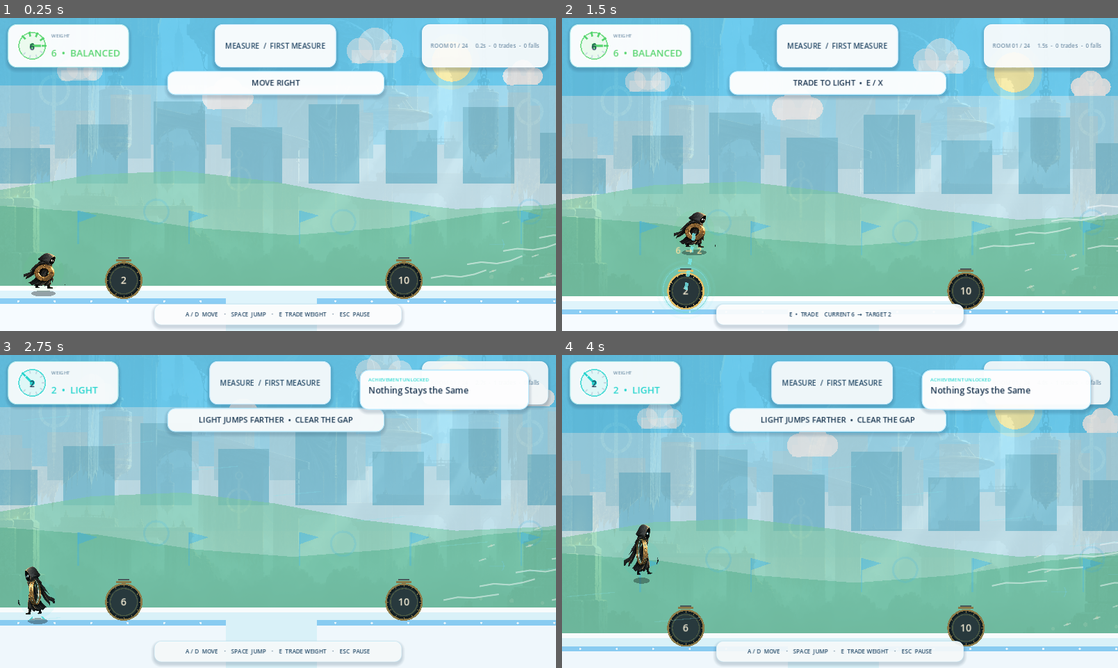
Above: before the commit, frames 1-4 (two rows, left to right).
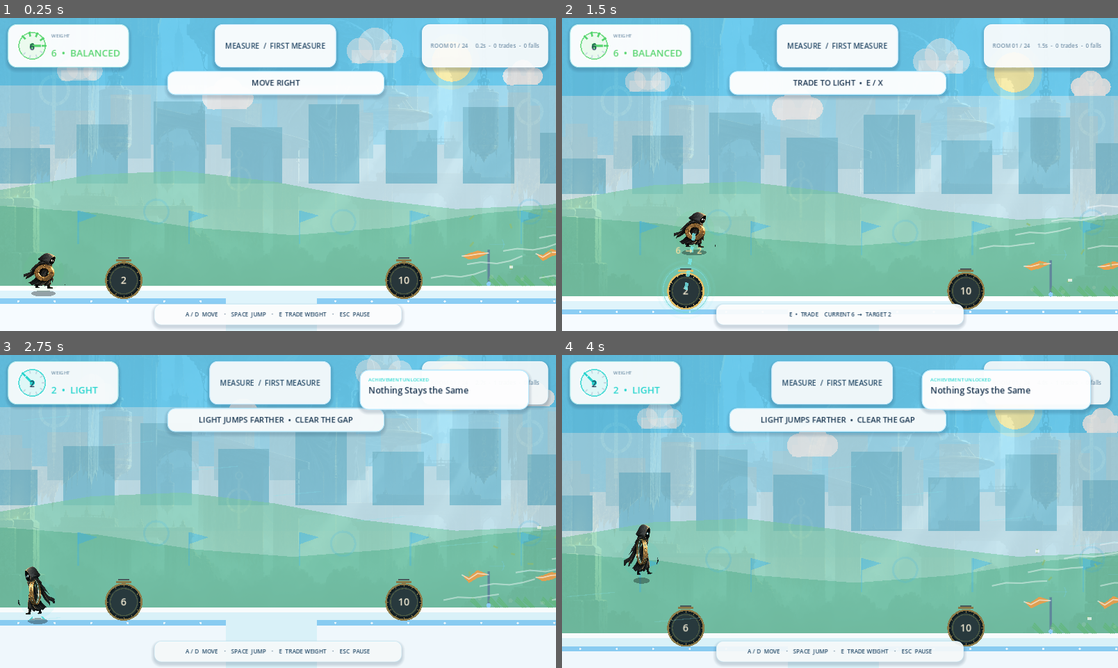
Above: after the commit, the same moments.

Repository: lienowen/how-heavy
Game: Godot game, scene res://scenes/main.tscn
Same seed, same stepped clock (60 frames per second), same inputs: the game is played once before the commit and once after it.
Inputs (mouse positions are in pixels of both pictures, inside the frame that each line leads up to):
- Up to frame 1 (0.25 s): no input
- Up to frame 2 (1.5 s): tap Enter (ui_accept) at 0.5 s; move the mouse to (962, 158) at 0.52 s; hold D (move_right) 0.53-1.25 s; tap E (exchange) at 0.6 s; click (962, 158) at 0.67 s; tap Space (jump) at 0.77 s; drag from (728, 190) to (684, 290) at 1.27 s
- Up to frame 3 (2.75 s): move the mouse to (333, 442) at 2.02 s; hold A (move_left) from 2.03 s (still down); tap E (exchange) at 2.1 s
- Up to frame 4 (4 s): release A (move_left) at 2.75 s; drag from (812, 574) to (967, 602) at 2.77 s; move the mouse to (1006, 558) at 3.52 s; hold D (move_right) from 3.53 s (still down); tap E (exchange) at 3.6 s; tap Space (jump) at 3.77 s

The runs differ from the first frame. In frame 1, 0.4% of the frame differs, in the area x 83-100%, y 61-86%; in frame 2, 0.4%, in the area x 83-100%, y 65-90%; in frame 3, 0.3%; in frame 4, 0.3%.

Commit message:
Add wind-reactive flags grass and debris references

Diff:
--- a/scripts/world_production_art_fixed.gd
+++ b/scripts/world_production_art_fixed.gd
@@ -69,42 +69,90 @@
 			draw_circle(Vector2(splash_x, float(item[1]) + 18.0 + (i % 2) * 10.0), 5.0, Color(1, 1, 1, 0.65))
 
 func draw_wind_zone(start: float, finish: float, force: float) -> void:
-	# Wind is invisible in real life, so sell it through moving streaks, dust and nearby motion.
-	# Positive force is a headwind that travels from right to left.
+	# Wind is invisible: nearby objects provide the strongest visual reference.
+	# Positive force in gameplay pushes toward the left, so fabric and debris trail left.
 	var span := maxf(80.0, finish - start)
-	var speed := 150.0 + force * 0.12
-	var alpha := clampf(0.28 + force / 3000.0, 0.3, 0.62)
+	var speed := 150.0 + absf(force) * 0.12
+	var alpha := clampf(0.24 + absf(force) / 3200.0, 0.28, 0.58)
+	var wind_dir := -1.0 if force >= 0.0 else 1.0
+	var strength := clampf(absf(force) / 900.0, 0.25, 1.0)
+
+	# Flag poles at the beginning/middle/end make direction obvious before the player enters.
+	for i in range(3):
+		var pole_x := lerpf(start + 45.0, finish - 45.0, float(i) / 2.0)
+		draw_wind_flag(Vector2(pole_x, 636.0), wind_dir, strength, i)
+
+	# Grass tufts bend with the same wind. This keeps the air connected to the ground plane.
+	for i in range(11):
+		var grass_x := start + 24.0 + fposmod(float(i * 61), maxf(70.0, span - 45.0))
+		draw_wind_grass(Vector2(grass_x, 640.0), wind_dir, strength, i)
 
 	# Sparse animated streamlines. No colored rectangle: the air itself appears to move.
 	for row in range(7):
 		var y := 430.0 + row * 31.0
 		var lane_phase := fposmod(visual_time * speed + row * 83.0, span + 160.0)
-		var head_x := finish + 80.0 - lane_phase
+		var head_x := finish + 80.0 - lane_phase if wind_dir < 0.0 else start - 80.0 + lane_phase
 		for repeat in range(2):
-			var x := head_x + repeat * (span * 0.58)
+			var x := head_x + repeat * (span * 0.58) * -wind_dir
 			if x < start - 90.0 or x > finish + 90.0: continue
 			var wobble := sin(visual_time * 3.0 + row * 0.8) * 5.0
 			var points := PackedVector2Array([
-				Vector2(x + 82, y - 8 + wobble),
-				Vector2(x + 55, y - 2),
-				Vector2(x + 24, y + 3 - wobble * 0.25),
-				Vector2(x - 12, y + 1),
-				Vector2(x - 44, y + 7 + wobble * 0.2),
+				Vector2(x - wind_dir * 82.0, y - 8 + wobble),
+				Vector2(x - wind_dir * 55.0, y - 2),
+				Vector2(x - wind_dir * 24.0, y + 3 - wobble * 0.25),
+				Vector2(x + wind_dir * 12.0, y + 1),
+				Vector2(x + wind_dir * 44.0, y + 7 + wobble * 0.2),
 			])
 			draw_polyline(points, Color(1, 1, 1, alpha), 2.2, true)
 
-	# Small drifting debris makes wind strength legible without looking like a UI effect.
-	for i in range(10):
-		var drift := fposmod(visual_time * (115.0 + i * 4.0) + i * 97.0, span + 90.0)
-		var x := finish + 45.0 - drift
-		if x < start - 25.0 or x > finish + 25.0: continue
-		var y := 465.0 + float((i * 37) % 150) + sin(visual_time * 4.0 + i) * 7.0
-		var size := 2.0 + float(i % 3)
-		draw_circle(Vector2(x, y), size, Color("b6caa8", 0.55))
-		draw_line(Vector2(x + 7, y - 2), Vector2(x - 8, y + 3), Color(1, 1, 1, 0.38), 1.5, true)
+	# Leaves/paper scraps are stronger references than abstract particles.
+	for i in range(12):
+		var drift := fposmod(visual_time * (118.0 + i * 4.0) + i * 89.0, span + 110.0)
+		var x := finish + 55.0 - drift if wind_dir < 0.0 else start - 55.0 + drift
+		if x < start - 30.0 or x > finish + 30.0: continue
+		var y := 458.0 + float((i * 37) % 158) + sin(visual_time * 4.5 + i) * 9.0
+		var angle := visual_time * (2.0 + i * 0.08) + i
+		var leaf_len := 8.0 + float(i % 3) * 2.0
+		var tangent := Vector2(cos(angle), sin(angle)) * leaf_len
+		draw_line(Vector2(x, y) - tangent * 0.5, Vector2(x, y) + tangent * 0.5, Color("8fbd72", 0.72), 3.0, true)
+		if i % 4 == 0:
+			var paper := Rect2(Vector2(x - 4.0, y - 3.0), Vector2(9.0, 6.0))
+			draw_rect(paper, Color(1, 1, 1, 0.72), true)
 
-	# A subtle ground dust trail anchors the wind to the world.
-	for i in range(6):
-		var dust_x := finish - fposmod(visual_time * 95.0 + i * 71.0, span)
+	# Ground dust drifts in exactly the same direction as flags and leaves.
+	for i in range(7):
+		var phase := fposmod(visual_time * 96.0 + i * 71.0, span)
+		var dust_x := finish - phase if wind_dir < 0.0 else start + phase
 		var dust_y := 630.0 - float(i % 3) * 5.0
 		draw_circle(Vector2(dust_x, dust_y), 4.0 + i % 2, Color(0.78, 0.86, 0.75, 0.18))
+
+func draw_wind_flag(base: Vector2, wind_dir: float, strength: float, index: int) -> void:
+	var pole_height := 78.0
+	var top := base + Vector2(0, -pole_height)
+	draw_line(base, top, Color("60859b"), 4.0, true)
+	draw_circle(base, 5.0, Color("8bcdf4"))
+	var flutter := sin(visual_time * (6.0 + strength * 4.0) + index * 1.7) * (5.0 + strength * 5.0)
+	var length := 38.0 + strength * 34.0
+	var p0 := top + Vector2(0, 7)
+	var p1 := p0 + Vector2(wind_dir * length * 0.42, flutter * 0.35)
+	var p2 := p0 + Vector2(wind_dir * length * 0.74, -flutter * 0.3 + 8.0)
+	var p3 := p0 + Vector2(wind_dir * length, flutter * 0.45 + 4.0)
+	var flag := PackedVector2Array([
+		p0,
+		p1 + Vector2(0, -8),
+		p2 + Vector2(0, -5),
+		p3,
+		p2 + Vector2(0, 9),
+		p1 + Vector2(0, 10),
+	])
+	draw_colored_polygon(flag, Color(ProductionTheme.ORANGE, 0.82))
+	draw_polyline(PackedVector2Array([p0, p1, p2, p3]), Color(1, 1, 1, 0.6), 1.5, true)
+
+func draw_wind_grass(base: Vector2, wind_dir: float, strength: float, index: int) -> void:
+	var sway := wind_dir * (8.0 + strength * 15.0)
+	var flutter := sin(visual_time * 5.0 + index * 0.9) * 2.2 * strength
+	for blade in range(3):
+		var origin := base + Vector2((blade - 1) * 4.0, 0)
+		var height := 15.0 + blade * 4.0
+		var tip := origin + Vector2(sway + flutter + blade * wind_dir * 2.0, -height)
+		draw_line(origin, tip, Color("63b879", 0.72), 2.2, true)
